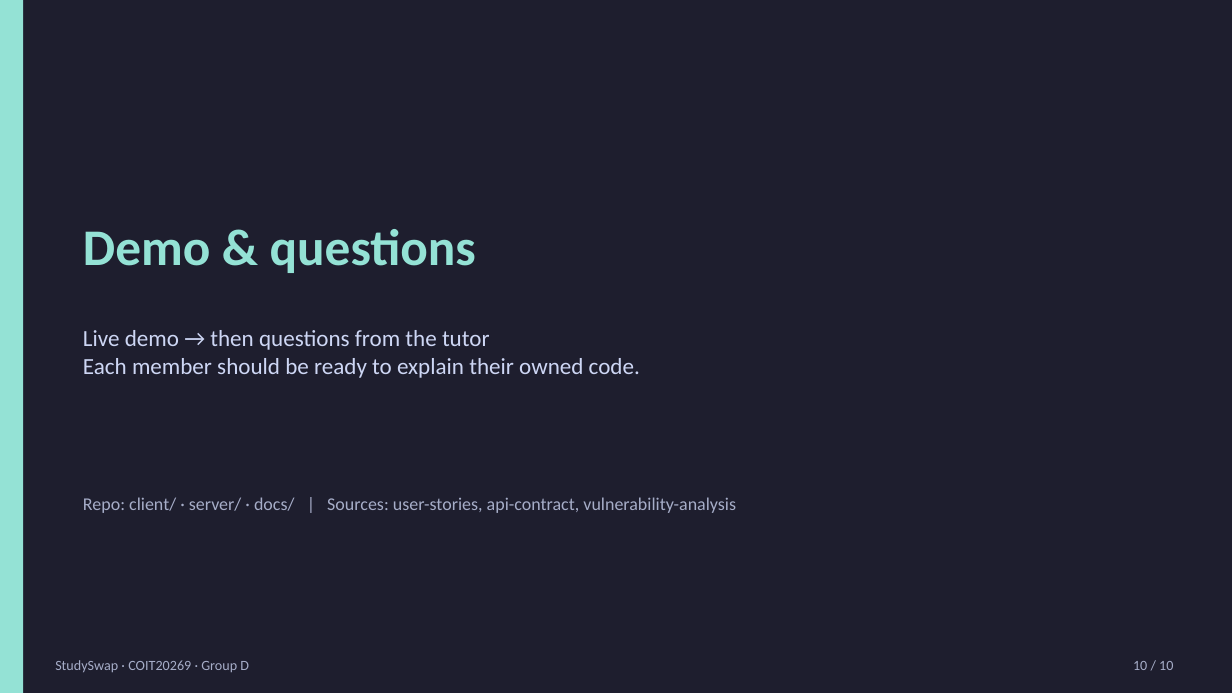
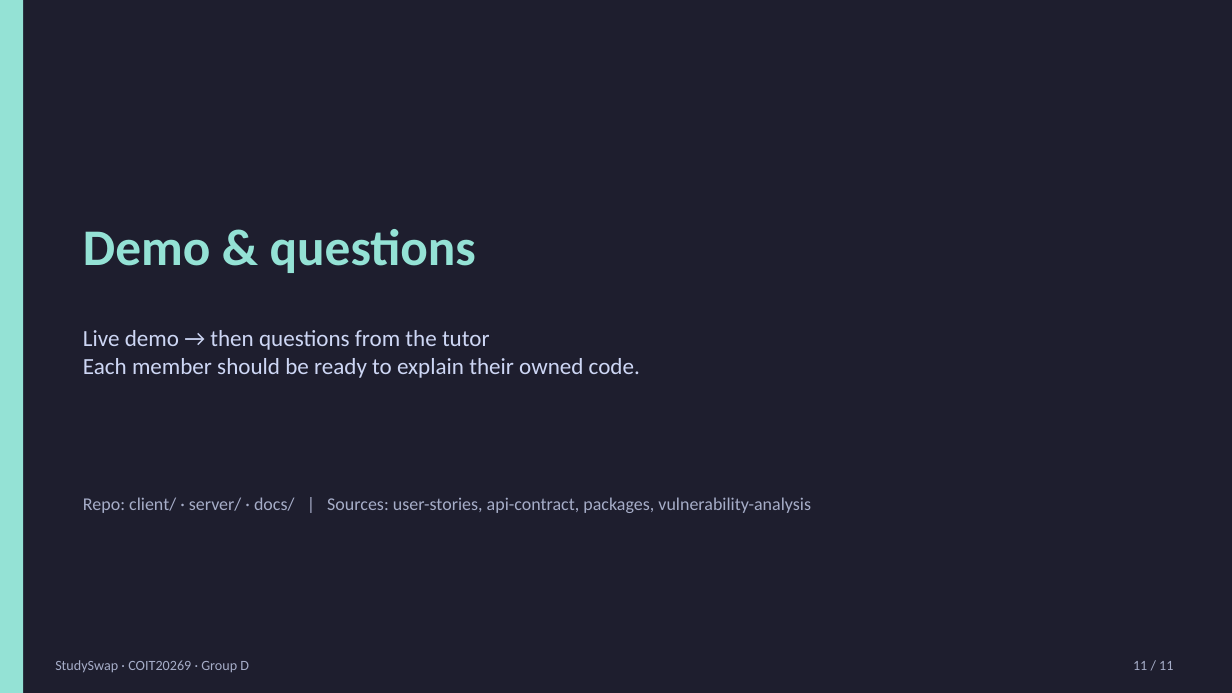
Before and after one commit to CQU-ANTHONY/coit20269-assessment-2, a slide deck: slide 11 of docs/slides/StudySwap-Week12-Presentation.pptx (slide 10 before the commit). Drawn at 1232x693 pixels with LibreOffice and Linux fonts; fonts in the diff are those of the drawing. Boxes give left, top, right and bottom in pixels: in the first picture for what was removed or moved away, otherwise in the second. Text is boxed around its words. In the diff, an @@ line names an element or a change of style, - is before the commit and + after.

```diff
--- a/docs/slides/StudySwap-Week12-Presentation.pptx
+++ b/docs/slides/StudySwap-Week12-Presentation.pptx
@@ text at [83,497,811,513]: text changed @@
-Repo: client/ · server/ · docs/ | Sources: user-stories, api-contract, vulnerability-analysis
+Repo: client/ · server/ · docs/ | Sources: user-stories, api-contract, packages, vulnerability-analysis
@@ text at [1133,661,1173,670]: text changed @@
-10 / 10
+11 / 11
```
Also in this commit, not shown: 8 other slides changed, 1 slide added, 5 other files.
